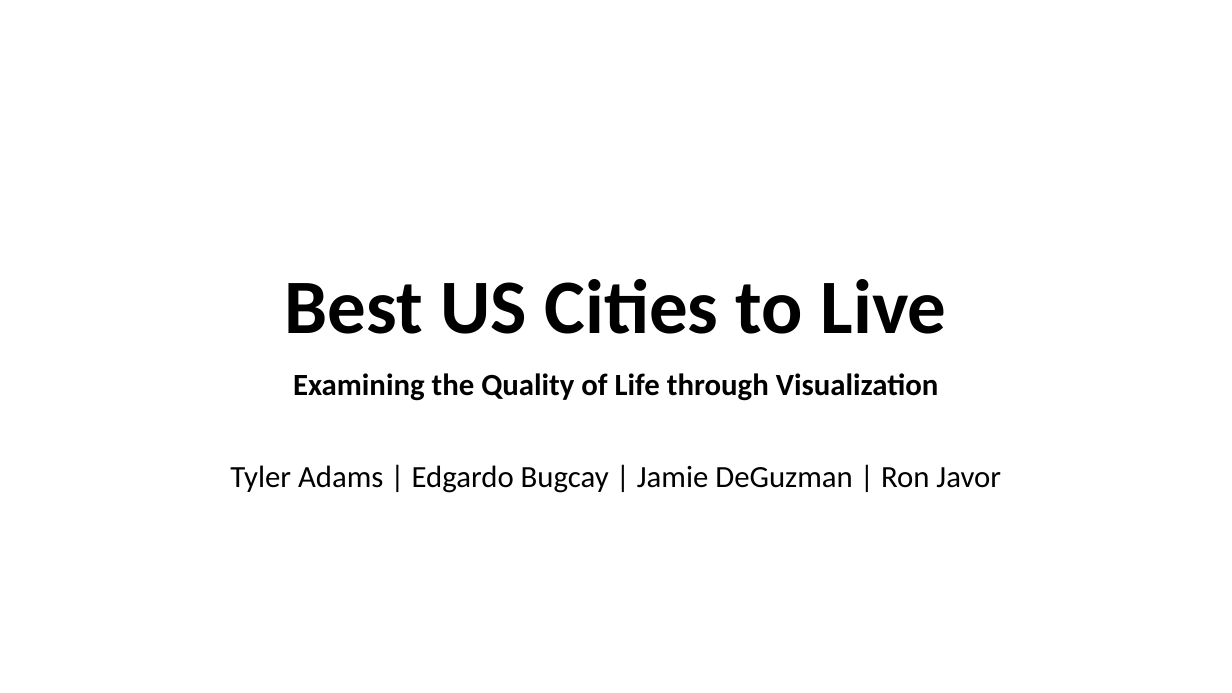
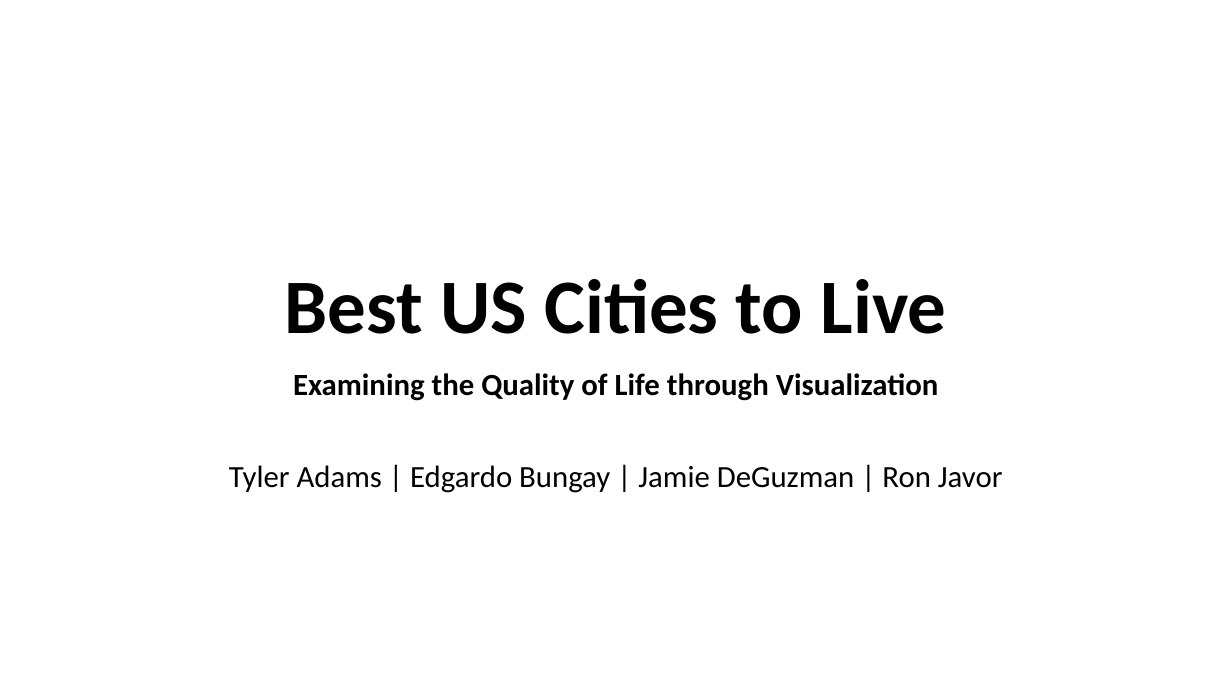
Before and after one commit to jamiedeguz/weatherornot, a slide deck: slide 1 of Presentation.pptx. Drawn at 1232x693 pixels with LibreOffice and Linux fonts; fonts in the diff are those of the drawing. Boxes give left, top, right and bottom in pixels: in the first picture for what was removed or moved away, otherwise in the second. Text is boxed around its words. In the diff, an @@ line names an element or a change of style, - is before the commit and + after.

Commit message:
EB Update powerpoint

```diff
--- a/Presentation.pptx
+++ b/Presentation.pptx
@@ subtitle at (229, 465, 1003, 493): text changed @@
-Tyler Adams | Edgardo Bugcay | Jamie DeGuzman | Ron Javor
+Tyler Adams | Edgardo Bungay | Jamie DeGuzman | Ron Javor
```
